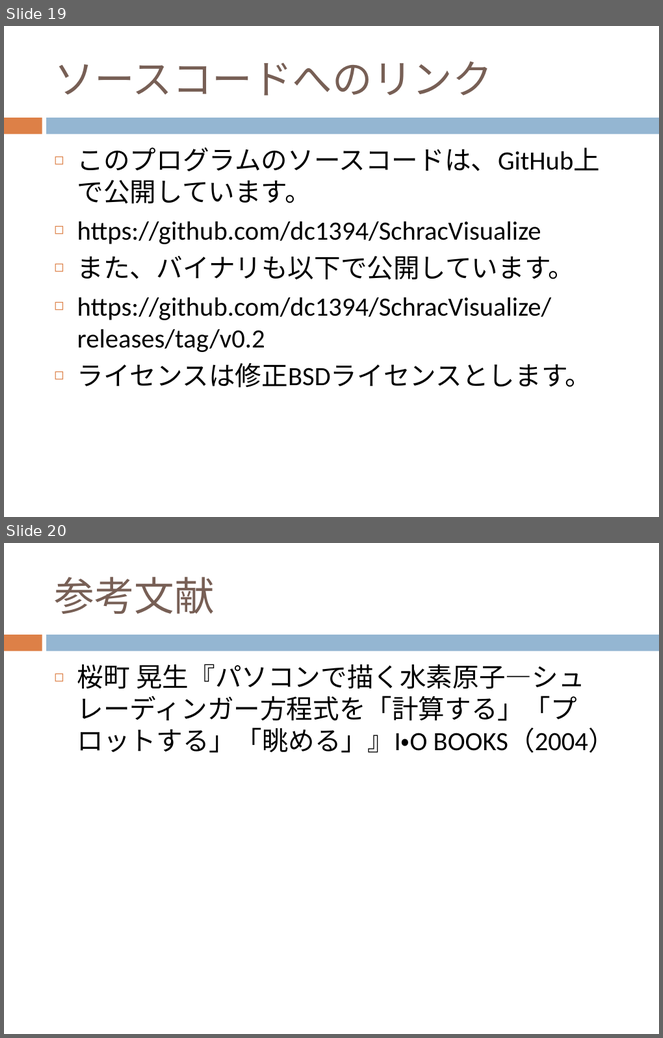
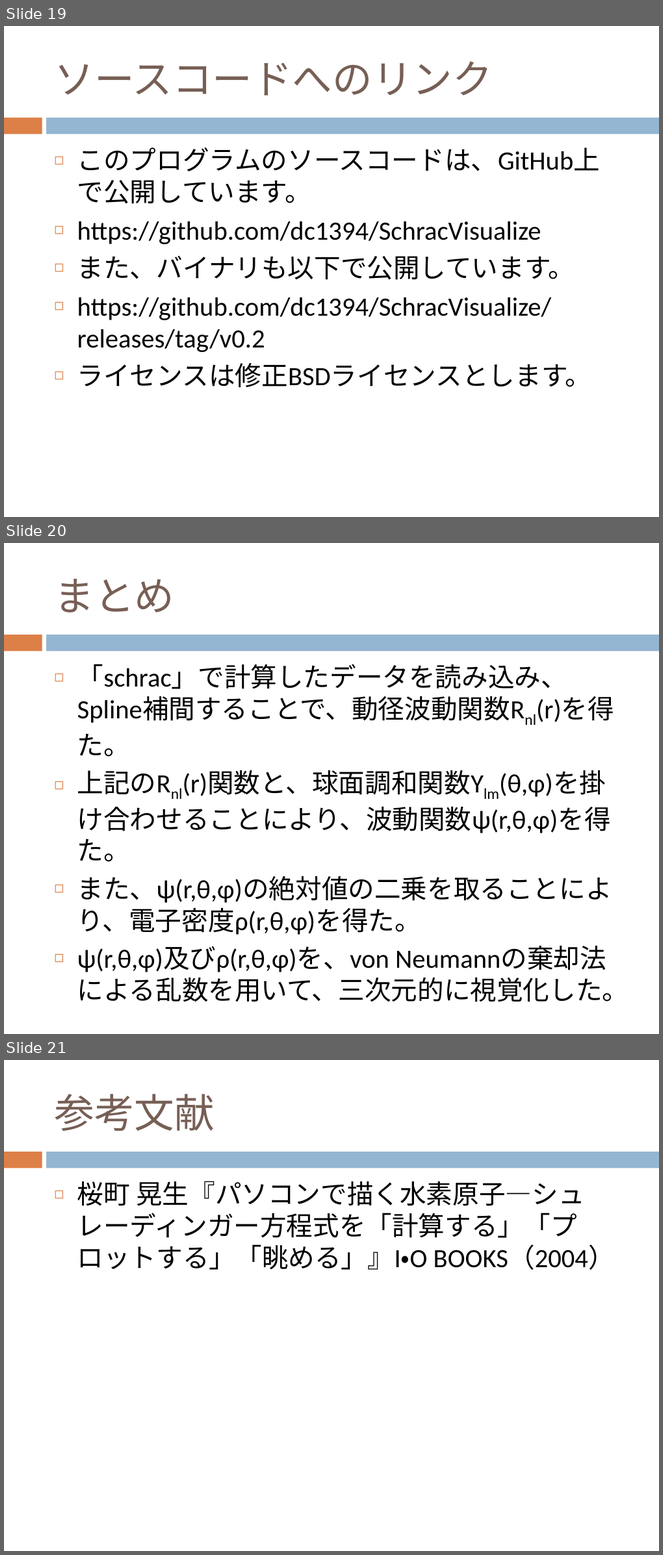
Before and after one commit to dc1394/fukui_sono3, a slide deck: 福井技術者の集い その3 発表資料スライド.pptx. Shown one above the other, each under a label of ours: slides 19 and 20 before the commit, slides 19, 20 and 21 after it. The pictures are 663x1038 and 663x1555 pixels, drawn with LibreOffice and Linux fonts; fonts in the diff are those of the drawing. Boxes give left, top, right and bottom in pixels: in the first picture for what was removed or moved away, otherwise in the second. Text is boxed around its words. In the diff, an @@ line names an element or a change of style, - is before the commit and + after.

```diff
--- a/福井技術者の集い その3 発表資料スライド.pptx
+++ b/福井技術者の集い その3 発表資料スライド.pptx
@@ slide 20 added at (4, 543, 659, 1034), background #FFFFFF; not listed: 2 template elements that a slide beside it also shows @@
@@ title added at (54, 579, 174, 613), 44 pt, text #775F55 @@
+まとめ
@@ text added at (77, 664, 629, 1003), 29 pt, text #000000 @@
+◻ 「schrac」で計算したデータを読み込み、Spline補間することで、動径波動関数Rnl(r)を得た。
+◻ 上記のRnl(r)関数と、球面調和関数Ylm(θ,φ)を掛け合わせることにより、波動関数ψ(r,θ,φ)を得た。
+◻ また、ψ(r,θ,φ)の絶対値の二乗を取ることにより、電子密度ρ(r,θ,φ)を得た。
+◻ ψ(r,θ,φ)及びρ(r,θ,φ)を、von Neumannの棄却法による乱数を用いて、三次元的に視覚化した。
@@ what was slide 20 is now slide 21 @@
```
Also in this commit, not shown: 5 slides changed, 2 other files.
